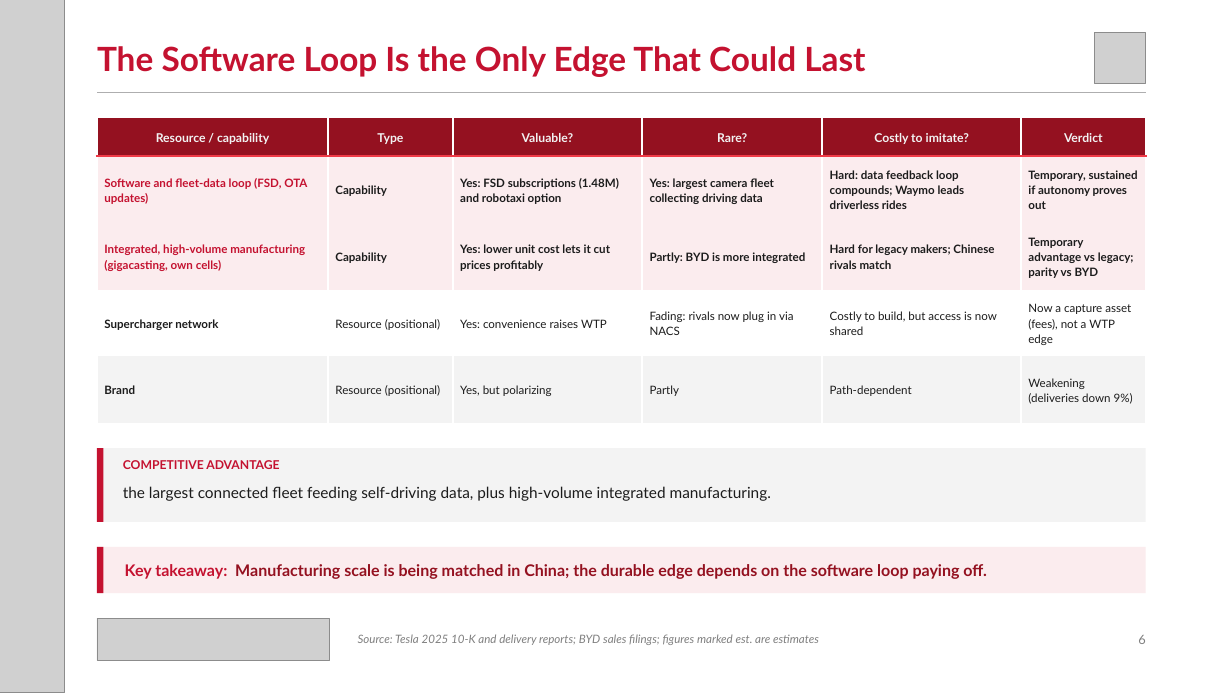
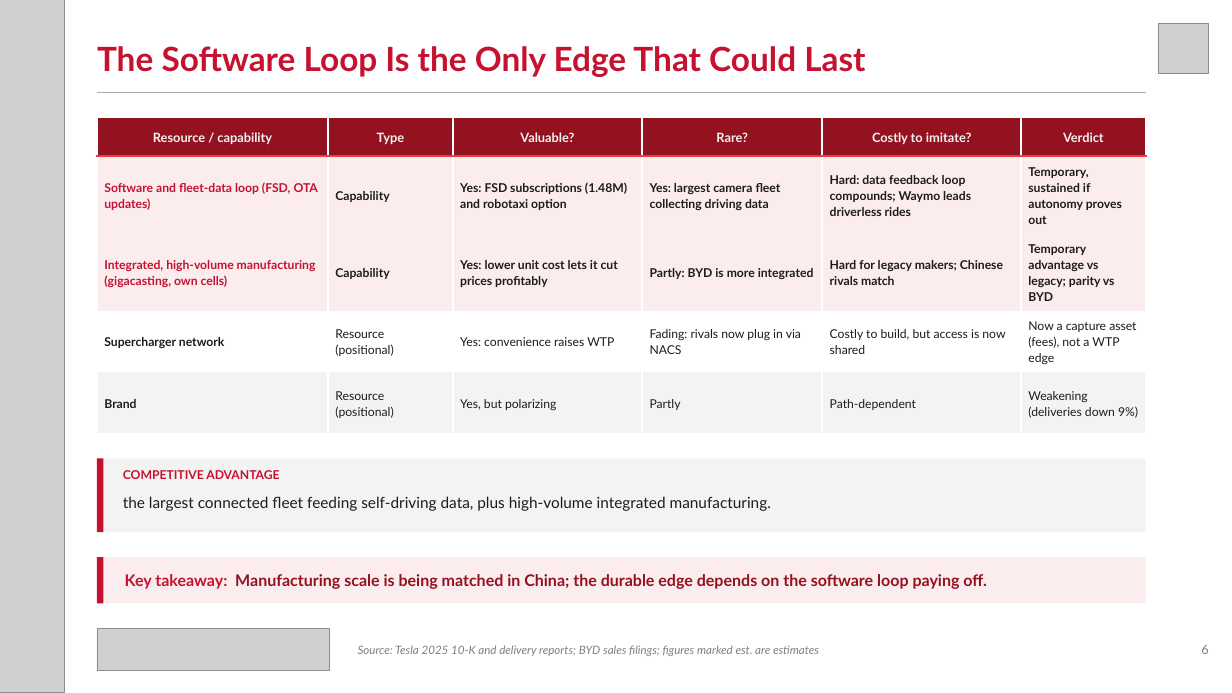
Before and after one commit to zuhayr77/AI-Business-Strategy-Agent, a slide deck: slide 6 of dccd-strategy-agent/examples/Tesla_DCCD.pptx. Drawn at 1232x693 pixels with LibreOffice and Linux fonts; fonts in the diff are those of the drawing; grey boxes stand for pictures. Boxes give left, top, right and bottom in pixels: in the first picture for what was removed or moved away, otherwise in the second. Text is boxed around its words. In the diff, an @@ line names an element or a change of style, - is before the commit and + after.

```diff
--- a/dccd-strategy-agent/examples/Tesla_DCCD.pptx
+++ b/dccd-strategy-agent/examples/Tesla_DCCD.pptx
@@ picture: place and size @@
-picture at bbox=[1095, 32, 1146, 83]
+picture at bbox=[1158, 23, 1209, 74]
@@ table at bbox=[97, 117, 1146, 433] @@
@@ size 9.5 to 10 pt in "Resource / capability", "Type", "Valuable?", "Rare?" and 2 more places @@
@@ size 9 to 9.5 pt @@
@@ 4 rectangles, 3 texts, 1 picture: place and size @@
-4 rectangles, 3 texts, 1 picture at bbox=[97, 448, 1146, 661]
+4 rectangles, 3 texts, 1 picture at bbox=[97, 458, 1146, 671]
@@ text "Source: Tesla 2025 10-K and ...": place and size @@
-text "Source: Tesla 2025 10-K and ..." at bbox=[358, 634, 819, 645]
+text "Source: Tesla 2025 10-K and ..." at bbox=[358, 645, 819, 656]
@@ text "6": place and size @@
-text "6" at bbox=[1138, 635, 1145, 644]
+text "6" at bbox=[1201, 645, 1208, 654]
```
Also in this commit, not shown: 8 other slides changed, 12 other files.
